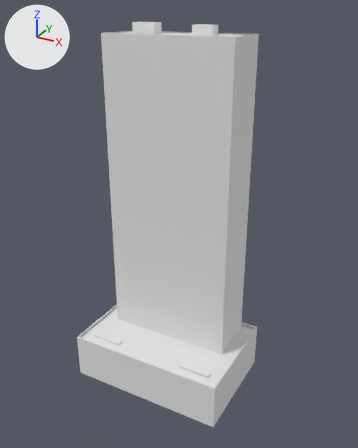
An edit to the glTF model assets/buildings/nyc/nyc_glassslab_b_lod1.glb, drawn before and after from the same camera.
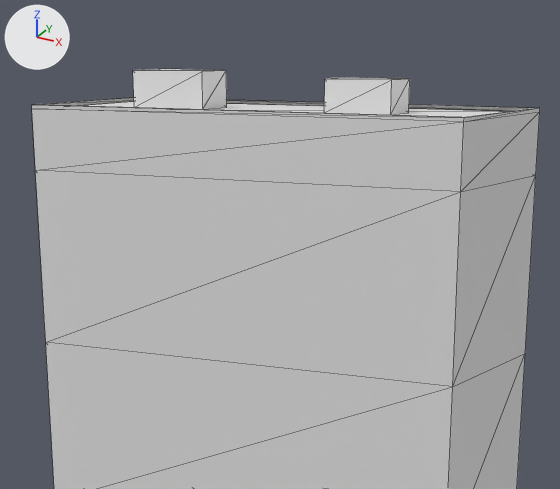
Old and new are each drawn whole from a 50 mm camera at (69.5, -119.1, 114.5) aimed at (3.3, 1.2, 54.3) and again close up on the part from 25% to 74% of the width and 0% to 34% of the height. Lighting does not change. The marker at upper left points along +X, +Y and +Z. The first two pictures are the older version. The close-ups show mesh edges as thin lines. Vertices at exactly the same position are counted once.

Names of what the first close-up shows: 'nyc_glassslab_b'.
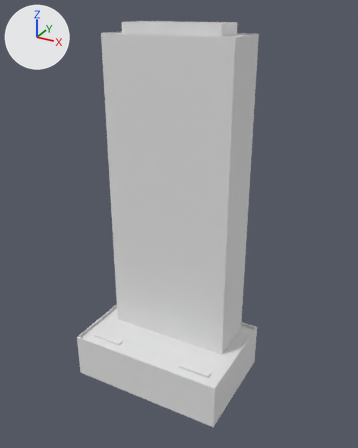
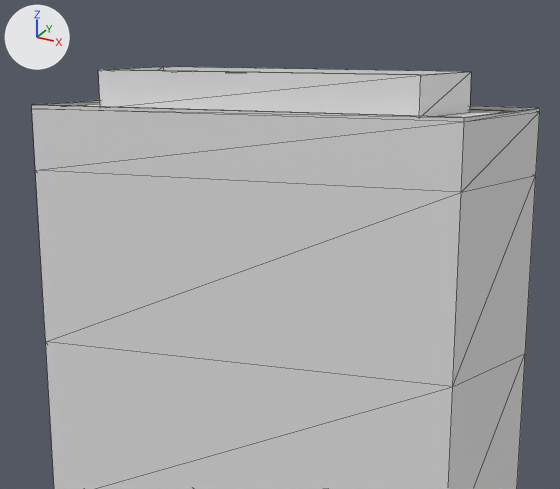
Pixel boxes (x1, y1, x2, y2) of what changed, in the close-ups (560 x 489 px; the box of a moved part takes in the faces that stretch with it):
'nyc_glassslab_b', reshaped, moved, rescaled: before (32, 69, 540, 489); after (32, 67, 540, 489)
part 1 of me_nyc_glassslab_b, added: after (98, 67, 471, 116)
part 2 of me_nyc_glassslab_b, moved or reshaped (not visible afterwards): before (133, 69, 410, 115)

The change, as a diff of the scene's bpy script:
```diff
--- a/assets/buildings/nyc/nyc_glassslab_b_lod1.glb.py
+++ b/assets/buildings/nyc/nyc_glassslab_b_lod1.glb.py
@@ me_nyc_glassslab_b @@
 # used by ob_nyc_glassslab_b; location = (0.0, 0.0, 55.5); scale = (55.5, 55.5, 55.5)
 # verts and faces of me_nyc_glassslab_b; kept vertices keep their numbers, new ones are numbered from 97
 # before: 80 (-0.24, 0.09, 0.94) at pixel (134, 107), 81 (-0.12, 0.09, 0.94) at pixel (202, 109), 82 (-0.12, 0.09, 0.99) at pixel (202, 71), 83 (-0.24, 0.09, 0.99) at pixel (132, 70), 84 (-0.12, 0.16, 0.94) at pixel (226, 107)
 # before: 85 (-0.12, 0.16, 0.99) at pixel (226, 70), 86 (-0.24, 0.16, 0.94), 87 (-0.24, 0.16, 0.99) at pixel (158, 68), 88 (0.09, 0.09, 0.94) at pixel (324, 112), 89 (0.2, 0.09, 0.94) at pixel (390, 114)
 # before: 90 (0.2, 0.09, 0.98) at pixel (391, 79), 91 (0.09, 0.09, 0.98) at pixel (324, 78), 92 (0.2, 0.16, 0.94) at pixel (408, 112), 93 (0.2, 0.16, 0.98) at pixel (409, 78), 94 (0.09, 0.16, 0.94)
 # before: 95 (0.09, 0.16, 0.98) at pixel (344, 77)
-me_nyc_glassslab_b.from_pydata(...)  # 97 vertices, 140 faces; spans x -0.45..0.45, y -0.31..0.31, z -1.0..1.0
+me_nyc_glassslab_b.from_pydata(...)  # 114 vertices, 164 faces; spans x -0.45..0.45, y -0.31..0.31, z -1.0..1.0
+# me_nyc_glassslab_b part 1: a new loose piece of 16 vertices spanning x -0.27..0.27, y 0.04..0.22, z 0.94..1.0
+# me_nyc_glassslab_b part 2
+for i in [80, 83, 86, 87]: verts[i] += (0.03, 0.0, 0.0)
+for i in [81, 82, 84, 85]: verts[i] += (0.04, 0.0, 0.0)
+for i in [88, 89, 92, 94]: verts[i] += (-0.04, 0.0, 0.0)
+for i in [90, 91, 93, 95]: verts[i] += (-0.04, 0.0, 0.01)
+# other edits to the shape of me_nyc_glassslab_b do not show in these pictures
@@ ob_nyc_glassslab_b @@
 ob_nyc_glassslab_b = bpy.data.objects.new('nyc_glassslab_b', me_nyc_glassslab_b)
-ob_nyc_glassslab_b.location = (0.0, 0.0, 55.5)
-ob_nyc_glassslab_b.scale = (55.5, 55.5, 55.5)
+ob_nyc_glassslab_b.location = (0.0, 0.0, 55.4)
+ob_nyc_glassslab_b.scale = (55.4, 55.4, 55.4)
```
